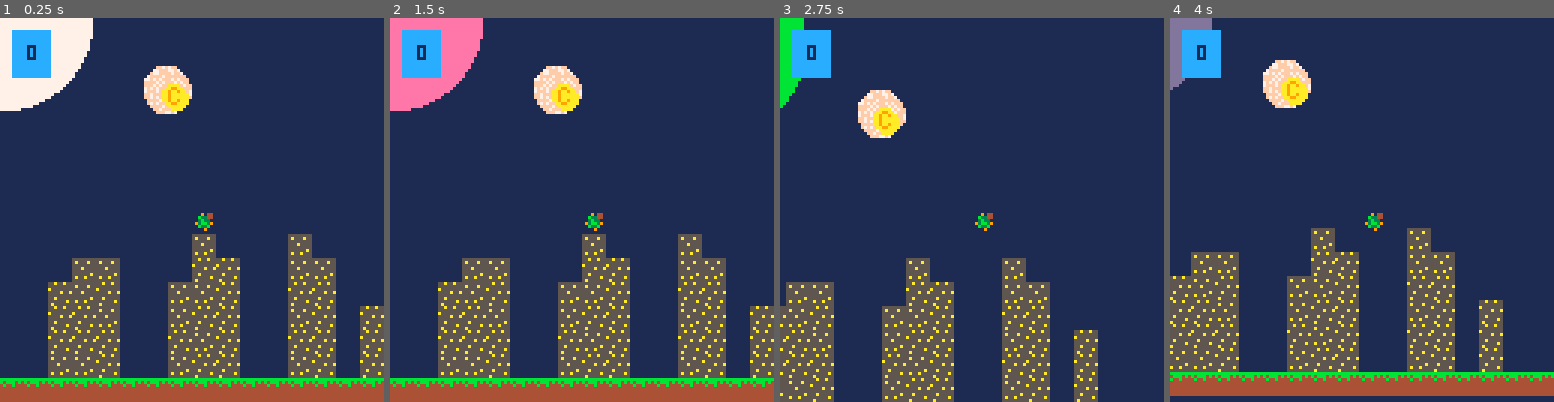
Above: before the commit, frames 1-4 (left to right).
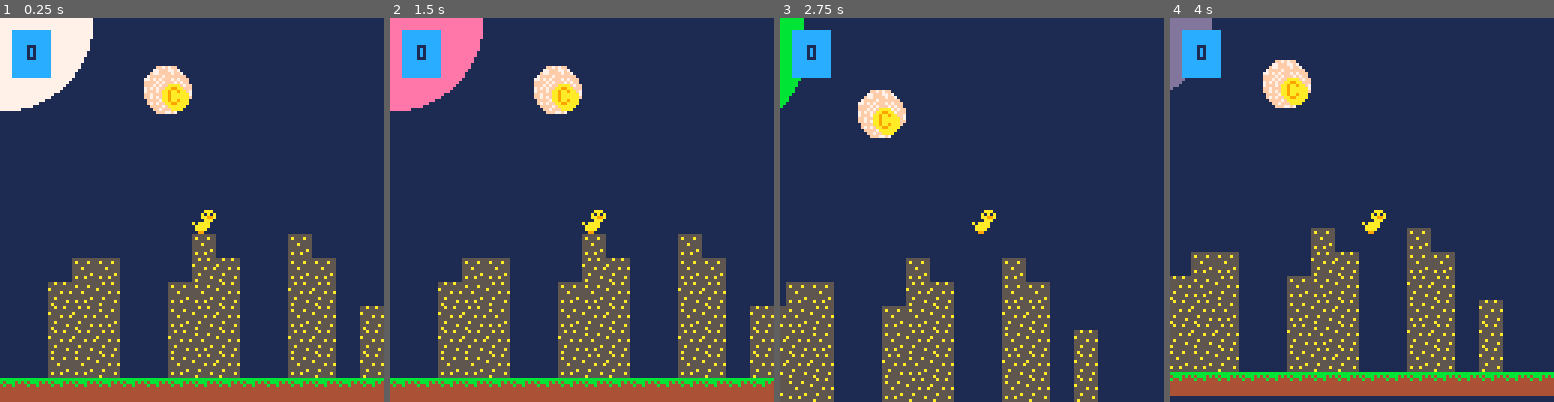
Above: after the commit, the same moments.

Repository: thieu-strongpaw/carts
Game: PICO-8 cartridge duck_coin.p8
Same seed, same stepped clock (60 frames per second), same inputs: the game is played once before the commit and once after it.
Inputs:
- Up to frame 1 (0.25 s): no input
- Up to frame 2 (1.5 s): tap X (X key) at 0.33, 1.07 s
- Up to frame 3 (2.75 s): hold Right 1.6-2.1 s; tap X (X key) at 1.85 s; hold Up 2.15-2.42 s; hold Right from 2.47 s (still down)
- Up to frame 4 (4 s): tap X (X key) at 2.97 s; release Right at 3.03 s; hold Left 3.08-3.58 s; hold Down 3.63-3.97 s

The runs differ from the first frame. In frame 1, 0.2% of the frame differs, in the area x 50-57%, y 50-57%; in frame 2, 0.2%; in frame 3, 0.2%; in frame 4, 0.2%.

Commit message:
adding in all my pico projects

Diff:
--- /dev/null
+++ b/animation_clip_0.p8
@@ -0,0 +1,78 @@
+pico-8 cartridge // http://www.pico-8.com
+version 43
+__lua__
+-- main game loop
+
+-- for bounce animation
+-- x value limit to the right
+-- is x = 102
+
+-- y value limit down is
+-- y = 123
+
+function _init()
+	text_table = {'h','e','l','l','o','♥'}
+	text_string= 'hello♥'
+	text_color_i = 1
+	text_colors = {8, 9, 10, 11, 12, 13}
+	frame = 0
+	x_limit = 102
+	y_limit = 123
+	x = 0
+	y = 0
+end
+
+
+function _update()
+	frame += 1
+	if frame % 10 == 0 then
+	 text_color_i = (text_color_i % #text_colors) + 1
+	 x = (x % x_limit) + 1
+	 y = (y % y_limit) + 1
+
+	end
+end
+
+
+function _draw()
+	cls()
+	print(text_string, x, y, text_colors[text_color_i])
+	map()
+end
+…(20 lines of a section not shown)…
+__map__
+0002140506050605060506050604120000000000000000000000000000000000000000000000000000000000000000000000000000000000000000000000000000000000000000000000000000000000000000000000000000000000000000000000000000000000000000000000000000000000000000000000000000000000
+0000110000000000000000000011000000000000000000000000000000000000000000000000000000000000000000000000000000000000000000000000000000000000000000000000000000000000000000000000000000000000000000000000000000000000000000000000000000000000000000000000000000000000
+0012010200000000000000001201020000000000000000000000000000000000000000000000000000000000000000000000000000000000000000000000000000000000000000000000000000000000000000000000000000000000000000000000000000000000000000000000000000000000000000000000000000000000
+0003110000000000000000000311000000000000000000000000000000000000000000000000000000000000000000000000000000000000000000000000000000000000000000000000000000000000000000000000000000000000000000000000000000000000000000000000000000000000000000000000000000000000
+0000011300000000000000000001130000000000000000000000000000000000000000000000000000000000000000000000000000000000000000000000000000000000000000000000000000000000000000000000000000000000000000000000000000000000000000000000000000000000000000000000000000000000
+0002110000000000000000000211000000000000000000000000000000000000000000000000000000000000000000000000000000000000000000000000000000000000000000000000000000000000000000000000000000000000000000000000000000000000000000000000000000000000000000000000000000000000
+0000011200000000000000000001120000000000000000000000000000000000000000000000000000000000000000000000000000000000000000000000000000000000000000000000000000000000000000000000000000000000000000000000000000000000000000000000000000000000000000000000000000000000
+0013110000000000000000001311000000000000000000000000000000000000000000000000000000000000000000000000000000000000000000000000000000000000000000000000000000000000000000000000000000000000000000000000000000000000000000000000000000000000000000000000000000000000
+0000010200000000000000000001020000000000000000000000000000000000000000000000000000000000000000000000000000000000000000000000000000000000000000000000000000000000000000000000000000000000000000000000000000000000000000000000000000000000000000000000000000000000
+0003110000000000000000000311000000000000000000000000000000000000000000000000000000000000000000000000000000000000000000000000000000000000000000000000000000000000000000000000000000000000000000000000000000000000000000000000000000000000000000000000000000000000
+0000011300000000000000000001130000000000000000000000000000000000000000000000000000000000000000000000000000000000000000000000000000000000000000000000000000000000000000000000000000000000000000000000000000000000000000000000000000000000000000000000000000000000
+0002110000000000000000000211000000000000000000000000000000000000000000000000000000000000000000000000000000000000000000000000000000000000000000000000000000000000000000000000000000000000000000000000000000000000000000000000000000000000000000000000000000000000
+0000011200000000000000000001120000000000000000000000000000000000000000000000000000000000000000000000000000000000000000000000000000000000000000000000000000000000000000000000000000000000000000000000000000000000000000000000000000000000000000000000000000000000
+0013110000000000000000001311000000000000000000000000000000000000000000000000000000000000000000000000000000000000000000000000000000000000000000000000000000000000000000000000000000000000000000000000000000000000000000000000000000000000000000000000000000000000
+0000010200000000000000000001020000000000000000000000000000000000000000000000000000000000000000000000000000000000000000000000000000000000000000000000000000000000000000000000000000000000000000000000000000000000000000000000000000000000000000000000000000000000
+0003110000000000000000000311000000000000000000000000000000000000000000000000000000000000000000000000000000000000000000000000000000000000000000000000000000000000000000000000000000000000000000000000000000000000000000000000000000000000000000000000000000000000
--- a/duck_coin.p8
+++ b/duck_coin.p8
@@ -49,11 +49,14 @@
 
 -- coin update
 function update_coin()
+	for c in all(coins) do
+		check_coin(c)
+	end
 end
 
 -- player draw
 function dplr()
-	spr(32, plr.x, plr.y)
+	spr(1, plr.x, plr.y)
 end
 
 -- coin draw
@@ -292,12 +336,25 @@
 000000121200000022220000121200000000000008000a000a00000000000000000000000000000000000000000000000000000000000000000000000000000000000000000000000000000000000000000000000000000000000000000000000000000000000000000000000000000000000000000000000000000000000000
 0000221222000012122200002222000000000000080700000a00000000000000000000000000000000000000000000000000000000000000000000000000000000000000000000000000000000000000000000000000000000000000000000000000000000000000000000000000000000000000000000000000000000000000
 0000222212000012222200001222002200000000080700000000000000000000000000000000000000000000000000000000000000000000000000000000000000000000000000000000000000000000000000000000000000000000000000000000000000000000000000000000000000000000000000000000000000000000
-0000222222000022122200002222002200000000080700000000000000000000000000000000000000000000000000000000000000000000000000000000000000000000000000000000000000000000000000000000000000000000000000000000000000000000000000000000000000000000000000000000000000000000
-0000121222000012222200001222002200000000080700000000000000000000000000000000000000000000000000000000000000000000000000000000000000000000000000000000000000000000000000000000000000000000000000000000000000000000000000000000000000000000000000000000000000000000
-1414141414141414141414141414141414141414141414141414141400000000000000000000000000000000000000000000000000000000000000000000000000000000000000000000000000000000000000000000000000000000000000000000000000000000000000000000000000000000000000000000000000000000
-…(6 lines of a section not shown)…
+0000222222000022122200002222002200000000080700000000002c2d2c2d2c2d0000000000000000000000000000000000000000000000000000000000000000000000000000000000000000000000000000000000000000000000000000000000000000000000000000000000000000000000000000000000000000000000
+0000121222000012222200001222002200000000080700000000003c3d3c3d3c3d0000000000000000000000000000000000000000000000000000000000000000000000000000000000000000000000000000000000000000000000000000000000000000000000000000000000000000000000000000000000000000000000
+141414141414141414141414141414141414141414141414141414140000002c2d2c2d2c0000000000000000000000000000000000000000000000000000000000000000000000000000000000000000000000000000000000000000000000000000000000000000000000000000000000000000000000000000000000000000
+000000000000000000000000000000000000000000000000000000000000003c3d3c3d3c3d00000000000000000000000000000000000000000000000000000000000000000000000000000000000000000000000000000000000000000000000000000000000000000000000000000000000000000000000000000000000000
+0000000000000000000000000000000000000000000000000000000000000000000000000000000000000000000000000000000000000000000000000000000000000000000000000000000000000000000000000000000000000000000000000000000000000000000000000000000000000000000000000000000000000000
+0000000000000000000000000000000000000000000000000000000000000000000000000000000000000000000000000000000000000000000000000000000000000000000000000000000000000000000000000000000000000000000000000000000000000000000000000000000000000000000000000000000000000000
+0000000000000000000000000000000000000000000000000000000000000000000000000000000000000000000000000000000000000000000000000000000000000000000000000000000000000000000000000000000000000000000000000000000000000000000000000000000000000000000000000000000000000000
+0000000000000000000000000000000000000000000000000000000000000000000000000000000000000000000000000000000000000000000000000000000000000000000000000000000000000000000000000000000000000000000000000000000000000000000000000000000000000000000000000000000000000000
+00000000000000000000000000000000000000000000000000000000000c00000000000000000c0c00000000000000000000000000000000000000000000000000000000000000000000000000000000000000000000000000000000000000000000000000000000000000000000000000000000000000000000000000000000
+0000000000000000000000000000000000000000000000000000000000000000000000000000000c0c0c000c000c00000c00000c0c0c0c0c000000000000000000000000000000000000000000000000000000000000000000000000000000000000000000000000000000000000000000000000000000000000000000000000
+0000000000000000000000000000000000000000000000000000000000000000000000000000000000000000000000000000000000000000000000000000000000000000000000000000000000000000000000000000000000000000000000000000000000000000000000000000000000000000000000000000000000000000
+0000000000000000000000000000000000000000000000000000000000000000000000000000000000000000000000000000000000000000000000000000000000000000000000000000000000000000000000000000000000000000000000000000000000000000000000000000000000000000000000000000000000000000
+00000000000000000000000000000000000000000000000000000000000000000000000000000000000000000000000c0000000000000000000000000000000000000000000000000000000000000000000000000000000000000000000000000000000000000000000000000000000000000000000000000000000000000000
+000000000000000000000000000000000000000000000000000000000000000000000000000000000000000000000c000000000000000000000000000000000000000000000000000000000000000000000000000000000000000000000000000000000000000000000000000000000000000000000000000000000000000000
+0000000000000000000000000000000000000000000000000000000000000000000000000000000000000000000c0c000000000000000000000000000000000000000000000000000000000000000000000000000000000000000000000000000000000000000000000000000000000000000000000000000000000000000000
+0000000000000000000000000000000000000000000000000000000000000000000000000000000000000000000c00000000000000000000000000000000000000000000000000000000000000000000000000000000000000000000000000000000000000000000000000000000000000000000000000000000000000000000
+…(6 lines of a section not shown)…
--- /dev/null
+++ b/magic_forest.p8
@@ -0,0 +1,103 @@
+pico-8 cartridge // http://www.pico-8.com
+version 43
+__lua__
+-- main
+
+function _init()
+ init_player()
+end
+
+function _draw()
+	cls()
+
+	map()
+	move_player(player)
+	draw_player()
+end
+
+
+
+-->8
+-- init objects
+
+-- create a player
+function init_player()
+	player = {
+		x = 9,
+		y = 9
+		}
+end
+-->8
+-- movment logic
+
+-- tilemap collision check
+function collide(o)
+	local x1=o.x/8
+	local y1=o.y/8
+	local x2=(o.x+4)/8
+	local y2=(o.y+4)/8
+
+	local a=fget(mget(x1,y1),0)
+	local b=fget(mget(x1,y2),0)
+	local c=fget(mget(x2,y1),0)
+	local d=fget(mget(x2,y2),0)
+
+	if a or b or c or d then
+		return true
+	else
+		return false
+	end
+end
+
+-- move player
+function move_player(player)
+	local lx=player.x
+	local ly=player.y
+
+	if (btn(0)) player.x-=1
+	if (btn(1)) player.x+=1
+	if (btn(2)) player.y-=1
+	if (btn(3)) player.y+=1
+
+	if collide(player) then
+		player.x=lx
+		player.y=ly
+	end
+end
+-->8
+-- draw to screen
+
+-- draw player sprite
+function draw_player()
+	spr(9,player.x, player.y)
+end
+
+__gfx__
+000000003333333344444449ccccccccfaffaffa333333333333a33355555555cc9999cc00100000000000000000000000000000000000000000000000000000
+00000000333b333344444444cccccc6caffaffaf3338b333a33933a359999995c999999c01110000000000000000000000000000000000000000000000000000
+00700700333333b344494444c6ccccccffaffaff33bbbb333a3a3a335944649599999a9911111000000000000000000000000000000000000000000000000000
+00077000b333333344444944cccc6cccfaffaffa3bbbb8b339393a33599aa9959aaaaba906f6000a000000000000000000000000000000000000000000000000
+000770003333b33344444444ccccccccaffaffaf3b8bbbb339393933594a449599a99a99afffa050000000000000000000000000000000000000000000000000
+007007003333333349444444ccccccccffaffaff33b44b33393a39395944449599999999ad8da500000000000000000000000000000000000000000000000000
+000000003333333344449444cc6cccc6faffaffa333443333939393a59444495c999999c0ddd0000000000000000000000000000000000000000000000000000
+0000000033b3333344444444ccccccccaffaffaf333333333939393a55555555cc9999cc0d0d0000000000000000000000000000000000000000000000000000
+__gff__
+0000000101010001000000000000000000000000010100000000000000000000000000000000000000000000000000000000000000000000000000000000000000000000000000000000000000000000000000000000000000000000000000000000000000000000000000000000000000000000000000000000000000000000
+0000000000000000000000000000000000000000000000000000000000000000000000000000000000000000000000000000000000000000000000000000000000000000000000000000000000000000000000000000000000000000000000000000000000000000000000000000000000000000000000000000000000000000
+__map__
+0404040404040404040404040404040400000000000000000000000000000000000000000000000000000000000000000000000000000000000000000000000000000000000000000000000000000000000000000000000000000000000000000000000000000000000000000000000000000000000000000000000000000000
+0402070303030303020202020202020400000000000000000000000000000000000000000000000000000000000000000000000000000000000000000000000000000000000000000000000000000000000000000000000000000000000000000000000000000000000000000000000000000000000000000000000000000000
+0402020303030301020506060606020400000000000000000000000000000000000000000000000000000000000000000000000000000000000000000000000000000000000000000000000000000000000000000000000000000000000000000000000000000000000000000000000000000000000000000000000000000000
+0401020103030301020601060601020400000000000000000000000000000000000000000000000000000000000000000000000000000000000000000000000000000000000000000000000000000000000000000000000000000000000000000000000000000000000000000000000000000000000000000000000000000000
+0401020106030301020606060606020400000000000000000000000000000000000000000000000000000000000000000000000000000000000000000000000000000000000000000000000000000000000000000000000000000000000000000000000000000000000000000000000000000000000000000000000000000000
+0401020101010601020202020202020400000000000000000000000000000000000000000000000000000000000000000000000000000000000000000000000000000000000000000000000000000000000000000000000000000000000000000000000000000000000000000000000000000000000000000000000000000000
+0401020105010101020101010201010400000000000000000000000000000000000000000000000000000000000000000000000000000000000000000000000000000000000000000000000000000000000000000000000000000000000000000000000000000000000000000000000000000000000000000000000000000000
+0401020202020202020101010201010400000000000000000000000000000000000000000000000000000000000000000000000000000000000000000000000000000000000000000000000000000000000000000000000000000000000000000000000000000000000000000000000000000000000000000000000000000000
+0401010501010202050101010201010400000000000000000000000000000000000000000000000000000000000000000000000000000000000000000000000000000000000000000000000000000000000000000000000000000000000000000000000000000000000000000000000000000000000000000000000000000000
+0406010101010102050101010201030400000000000000000000000000000000000000000000000000000000000000000000000000000000000000000000000000000000000000000000000000000000000000000000000000000000000000000000000000000000000000000000000000000000000000000000000000000000
+0401030303030302010501010201030400000000000000000000000000000000000000000000000000000000000000000000000000000000000000000000000000000000000000000000000000000000000000000000000000000000000000000000000000000000000000000000000000000000000000000000000000000000
+0403030303030302010505010201030400000000000000000000000000000000000000000000000000000000000000000000000000000000000000000000000000000000000000000000000000000000000000000000000000000000000000000000000000000000000000000000000000000000000000000000000000000000
+0403030303020202020202010201030400000000000000000000000000000000000000000000000000000000000000000000000000000000000000000000000000000000000000000000000000000000000000000000000000000000000000000000000000000000000000000000000000000000000000000000000000000000
+0401030303010101010102020201030400000000000000000000000000000000000000000000000000000000000000000000000000000000000000000000000000000000000000000000000000000000000000000000000000000000000000000000000000000000000000000000000000000000000000000000000000000000
+0401010101010101010101010101080400000000000000000000000000000000000000000000000000000000000000000000000000000000000000000000000000000000000000000000000000000000000000000000000000000000000000000000000000000000000000000000000000000000000000000000000000000000
+0404040404040404040404040404040400000000000000000000000000000000000000000000000000000000000000000000000000000000000000000000000000000000000000000000000000000000000000000000000000000000000000000000000000000000000000000000000000000000000000000000000000000000
--- a/project_game.p8
+++ b/project_game.p8
@@ -43,20 +43,23 @@
 npc_data = {
 	{
 		sprite=6, x=10*8, y=3*8,
-		question="what color is the sky?",
-		answers={"blue","green","red"
+		question="how many ebm can the?",
+		question_2="9px use by default",
+		answers={"4","2","6"
 		},
 		correct=1
 	},
 	{
 		sprite=7, x=4*8, y=9*8,
 		question="2 + 2 = ?",
+		question_2="",
 		answers={"1","4","3"},
 		correct=2
 	},
 	{
 		sprite=8, x=9*8, y=10*8,
 		question="are cats the best?",
+		question_2="",
 		answers={"yes","no","unsure"},
 		correct=1
 	}
@@ -103,7 +106,8 @@
 			attacking = false,
 			drop_item = 1,
 			visible = true,
-			question = npc.question,
+			question_1 = npc.question,
+			question_2 = npc.question_2,
 			answers = npc.answers,
 			correct = npc.correct
 			})
@@ -190,7 +194,8 @@
 				npc.attacking = true
 				game_state = "combat"
 				current_enemy = npc
-				combat_question = npc.question
+				combat_question_1 = npc.question_1
+				combat_question_2 = npc.question_2
 				choices = {npc.answers[1], npc.answers[2], npc.answers[3], "quit"}
 				correct_choice = npc.correct
 				selected = 1
@@ -337,7 +342,9 @@
  rectfill(bubble_x0, bubble_y0, bubble_x1, bubble_y1, 7)
  rect(bubble_x0, bubble_y0, bubble_x1, bubble_y1, 0)
 
-	print(combat_question,bubble_x0 + 4, bubble_y0+6, 0)
+	print(combat_question_1,bubble_x0 + 4, bubble_y0+6, 0)
+	print(combat_question_2,bubble_x0 + 4, bubble_y0+12, 0)
+
 
 	if feedback and #feedback > 0 then
 		print(feedback, bubble_x0 + 4, bubble_y1 + 6, 11)
--- /dev/null
+++ b/project_game_title.p8
@@ -0,0 +1,24 @@
+pico-8 cartridge // http://www.pico-8.com
+version 43
+__lua__
+
+function _init()
+
+end
+
+function _update()
+
+end
+
+function _draw()
+	cls()
+	rect(1,1,127,127,7)
+end
+
+__gfx__
+00000000000000000000000000000000000000000000000000000000000000000000000000000000000000000000000000000000000000000000000000000000
+00000000000000000000000000000000000000000000000000000000000000000000000000000000000000000000000000000000000000000000000000000000
+00700700000000000000000000000000000000000000000000000000000000000000000000000000000000000000000000000000000000000000000000000000
+00077000000000000000000000000000000000000000000000000000000000000000000000000000000000000000000000000000000000000000000000000000
+00077000000000000000000000000000000000000000000000000000000000000000000000000000000000000000000000000000000000000000000000000000
+00700700000000000000000000000000000000000000000000000000000000000000000000000000000000000000000000000000000000000000000000000000
Not shown, changed: 17 lines of the sprite sheet (__gfx__) section of animation_clip_0.p8
Not shown, changed: 106 lines of the sprite sheet (__gfx__) section of duck_coin.p8
